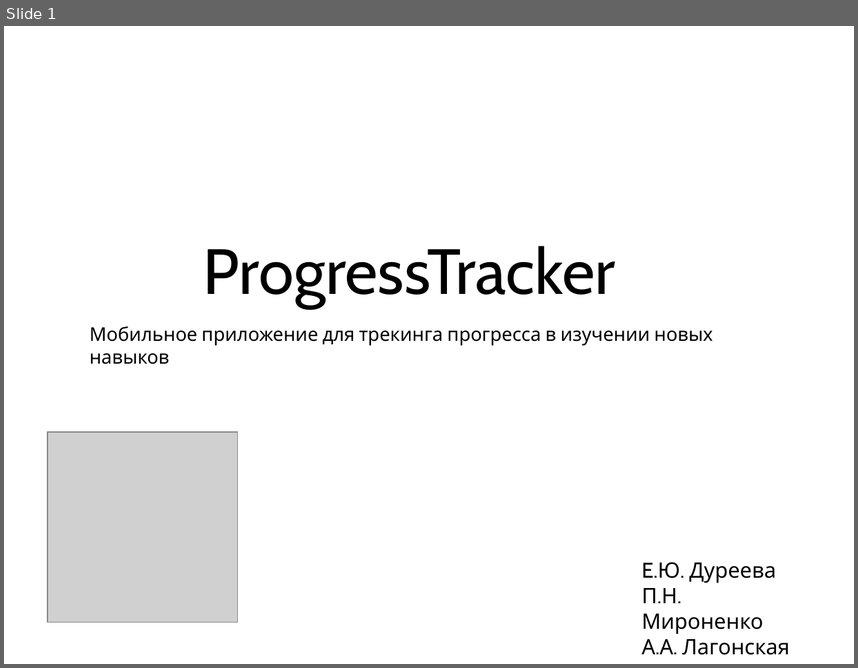
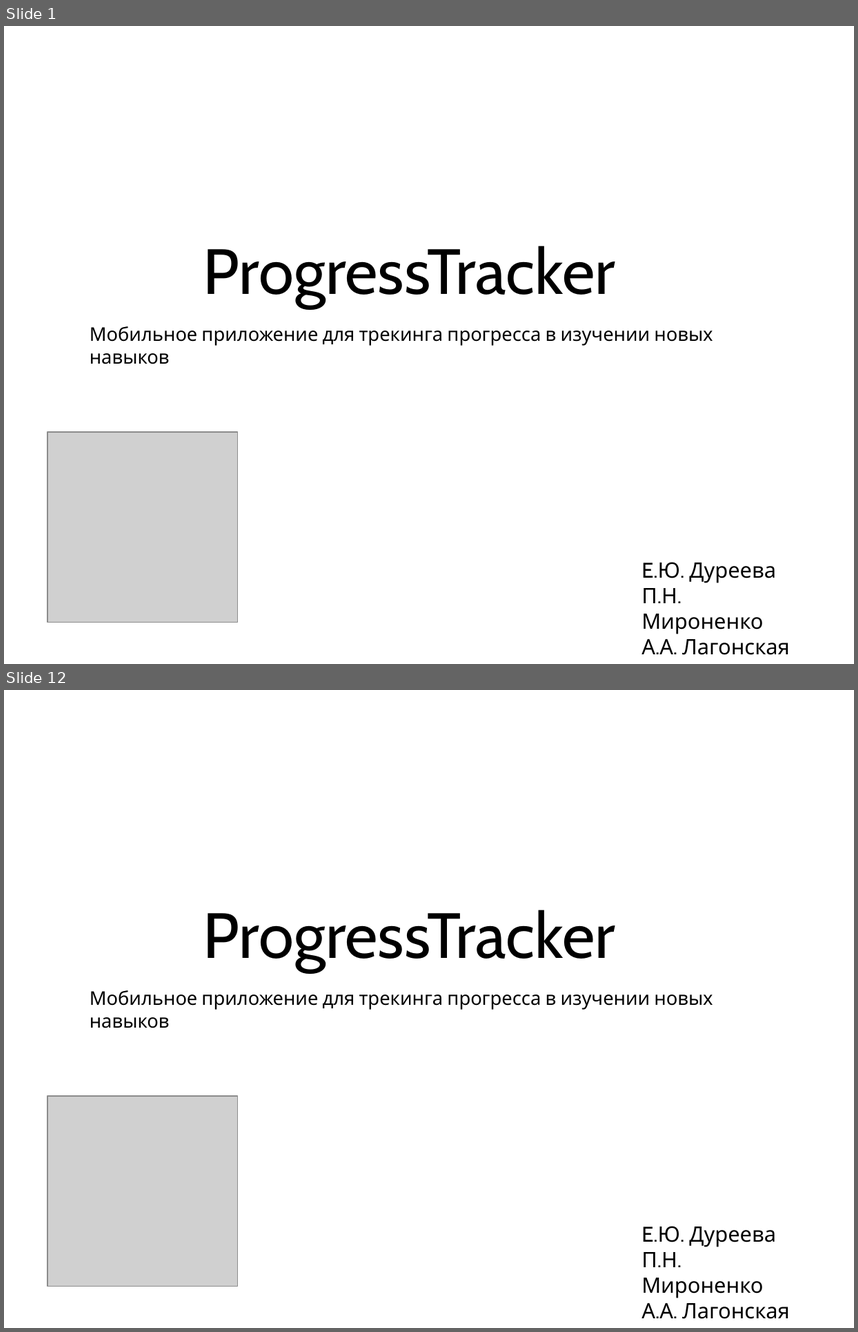
Before and after one commit to DureevaElena/ProgressTracker, a slide deck: Documentation/Презентация ТЗ.pptx. Shown one above the other, each under a label of ours: slide 1 before the commit, slides 1 and 12 after it; the slides between them are not shown. The pictures are 858x668 and 858x1332 pixels, drawn with LibreOffice and Linux fonts; fonts in the diff are those of the drawing; grey boxes stand for pictures. Boxes give left, top, right and bottom in pixels: in the first picture for what was removed or moved away, otherwise in the second. Text is boxed around its words. In the diff, an @@ line names an element or a change of style, - is before the commit and + after.

```diff
--- a/Documentation/Презентация ТЗ.pptx
+++ b/Documentation/Презентация ТЗ.pptx
@@ slide 12 added at <box>4,690,854,1328</box>, background #FFFFFF @@
@@ text added at <box>203,909,615,972</box>, 54 pt, text #000000 @@
+ProgressTracker
@@ text added at <box>90,990,713,1028</box>, 16 pt, text #000000 @@
+Мобильное приложение для трекинга прогресса в изучении новых навыков
@@ picture added at <box>47,1096,237,1285</box> @@
@@ text added at <box>642,1225,790,1319</box>, 18 pt, text #000000 @@
+E.Ю. Дуреева
+П.Н. Мироненко
+А.А. Лагонская
```
Also in this commit, not shown: 9 slides changed, 1 other slide added, 1 slide removed, 1 other file.
